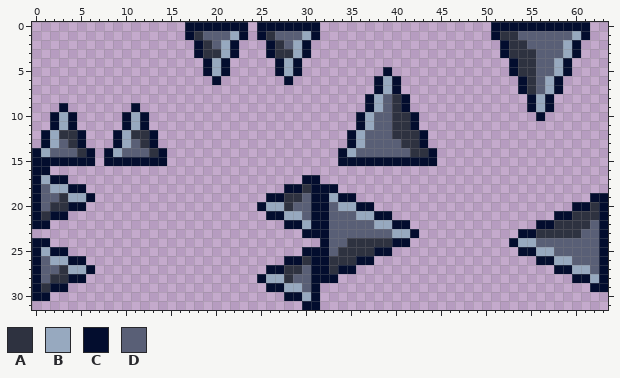
Two versions of one pixel-art sprite, Assets/Sprites/Damage_Objects_Tileset.png. Above is the file before it was changed.
The file is 128x64 pixels, drawn in blocks of 2x2; one block is one cell here.
Palette (. is transparent): A #2e3240  B #97a9bf  C #030d2e  D #595f76
The result:
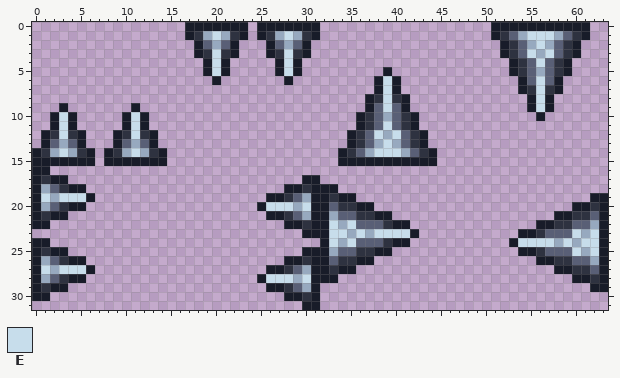
Colours new in this view: E #c7ddeb
What changed:
colour C: #030d2e -> #181c29
y 1: x 19..22 DDDB -> BEBA; x 27..30 DDDB -> BEBA; x 53..58 ADDDDD -> DBEEEB; x 60 B -> A
y 2: x 19..21 ADB -> DBD; x 27..29 ADB -> DBD; x 54..57 ADDD -> DBEB; x 59 B -> A
y 3: x 20..21 AB -> EA; x 28..29 AB -> EA; x 54..57 AADD -> DEBE; x 59 B -> A
y 4: x 20 B -> E; x 28 B -> E; x 55..56 AD -> DE; x 58 B -> A
y 5: x 20 B -> E; x 28 B -> E; x 55..56 AD -> DB; x 58 B -> A
y 6: x 39 B -> E; x 55..57 ADB -> DED
y 7: x 39 B -> E; x 56..57 DB -> EA
y 8: x 38..39 BD -> AE; x 56 B -> E
y 9: x 38..40 BDA -> DED; x 56 B -> E
y 10: x 3 B -> E; x 11 B -> E; x 37 B -> A; x 39..40 DA -> BD
y 11: x 3 B -> E; x 11 B -> E; x 37 B -> A; x 39..40 DA -> ED
y 12: x 2..3 BA -> AE; x 10..11 BA -> AE; x 36 B -> A; x 38..41 DDAA -> EBED
y 13: x 2..4 BDA -> DBD; x 10..12 BDA -> DBD; x 36 B -> A; x 38..41 DDDA -> BEBD
y 14: x 1..4 BDDD -> ABEB; x 9..12 BDDD -> ABEB; x 35 B -> A; x 37..42 DDDDDA -> BEEEBD
y 17: x 1 B -> A
y 18: x 1..3 DBB -> BDA
y 19: x 1..5 DDABB -> EBEEE; x 29..30 AD -> DB; x 33 B -> A
y 20: x 1..2 DA -> BD; x 26..30 BBADD -> EEEBE; x 34..35 BB -> AA
y 21: x 28..30 BBD -> ADB; x 33 D -> B; x 36..37 BB -> AA; x 62 A -> D
y 22: x 30 B -> A; x 33..35 DDD -> EBE; x 38..39 BB -> DA; x 60..62 AAD -> DDB
y 23: x 33..41 DDDDDDDBB -> EEBEBEEEE; x 57..62 AAAADD -> DDDEBE
y 24: x 33..38 DDAAAA -> EBEDDD; x 54..62 BBDDDDDDD -> EEEEBEBEE
y 25: x 1 B -> A; x 33..35 DAA -> BDD; x 56..57 BB -> AD; x 60..62 DDD -> EBE
y 26: x 1..3 DBB -> BDA; x 33 A -> D; x 58..59 BB -> AA; x 62 D -> B
y 27: x 1..5 DDABB -> EBEEE; x 29..30 AD -> DB; x 60..61 BB -> AA
y 28: x 1..2 DA -> BD; x 26..30 BBADD -> EEEBE; x 62 B -> A
y 29: x 28..30 BBD -> ADB
y 30: x 30 B -> A
